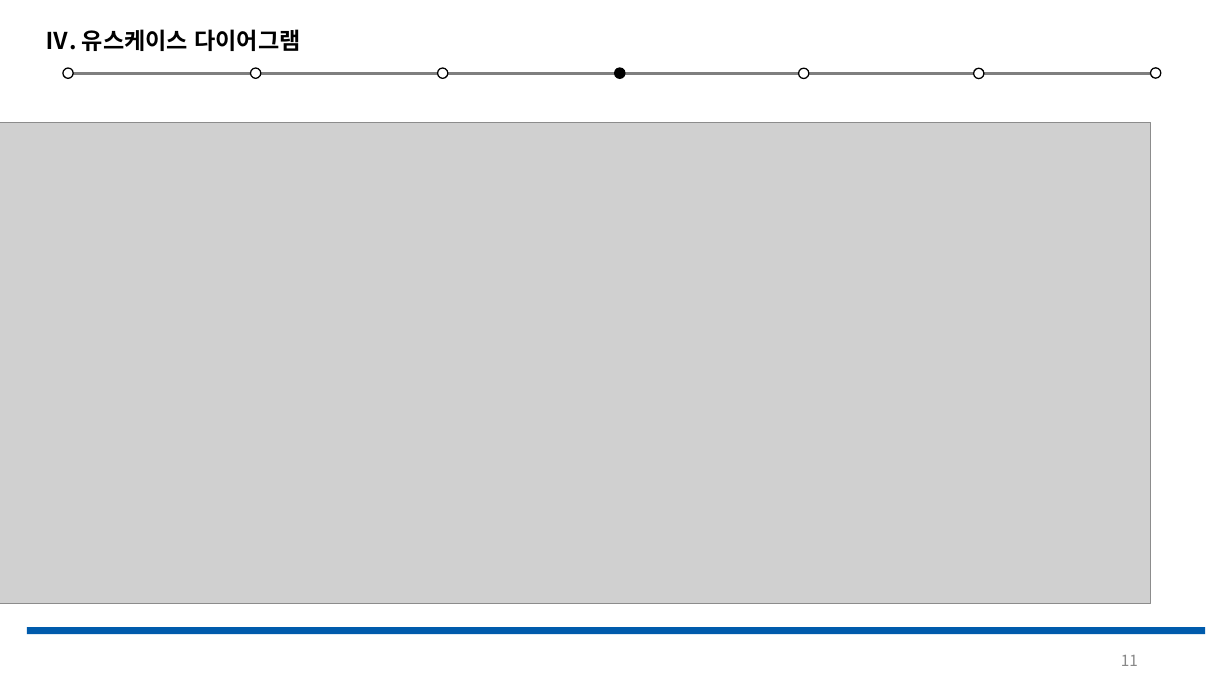
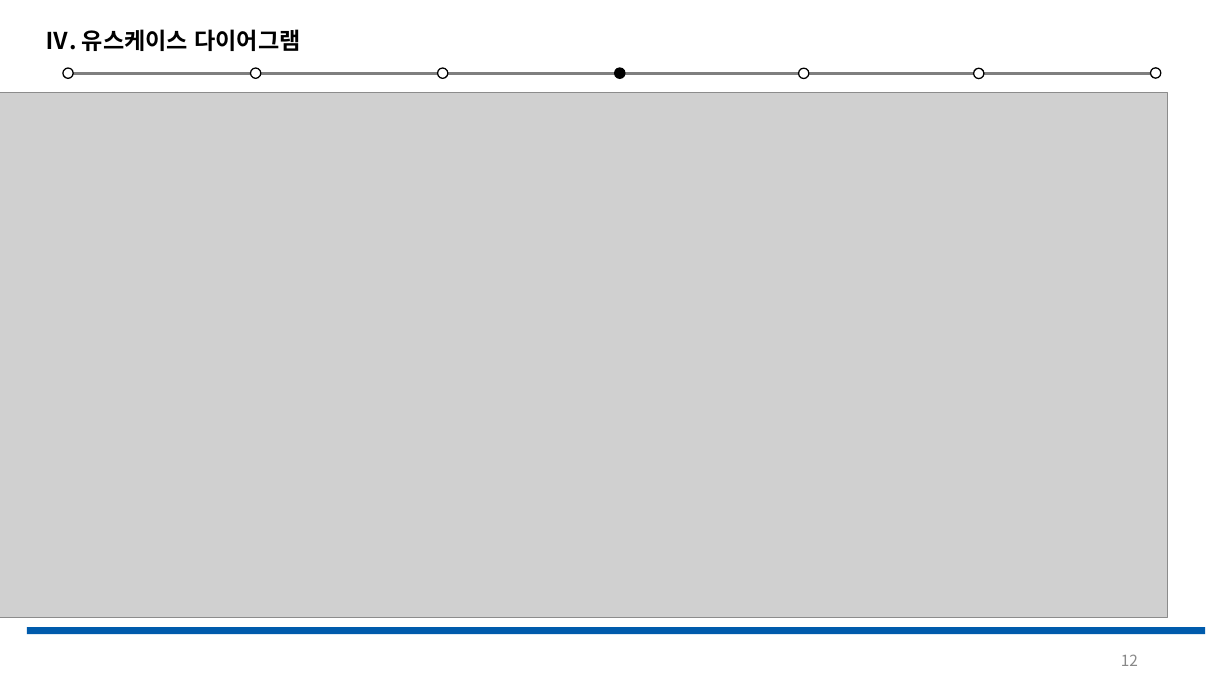
Before and after one commit to Jeeseob/SoftwareEngineering, a slide deck: slide 12 of 소공.pptx (slide 11 before the commit). Drawn at 1232x693 pixels with LibreOffice and Linux fonts; fonts in the diff are those of the drawing; grey boxes stand for pictures. Boxes give left, top, right and bottom in pixels: in the first picture for what was removed or moved away, otherwise in the second. Text is boxed around its words. In the diff, an @@ line names an element or a change of style, - is before the commit and + after.

```diff
--- a/소공.pptx
+++ b/소공.pptx
@@ picture: place and size @@
-picture at <box>0,122,1151,604</box>
+picture at <box>0,92,1167,617</box>
@@ page number at <box>1121,654,1138,666</box>: text changed @@
-11
+12
```
Also in this commit, not shown: 4 other slides changed, 1 slide added.
